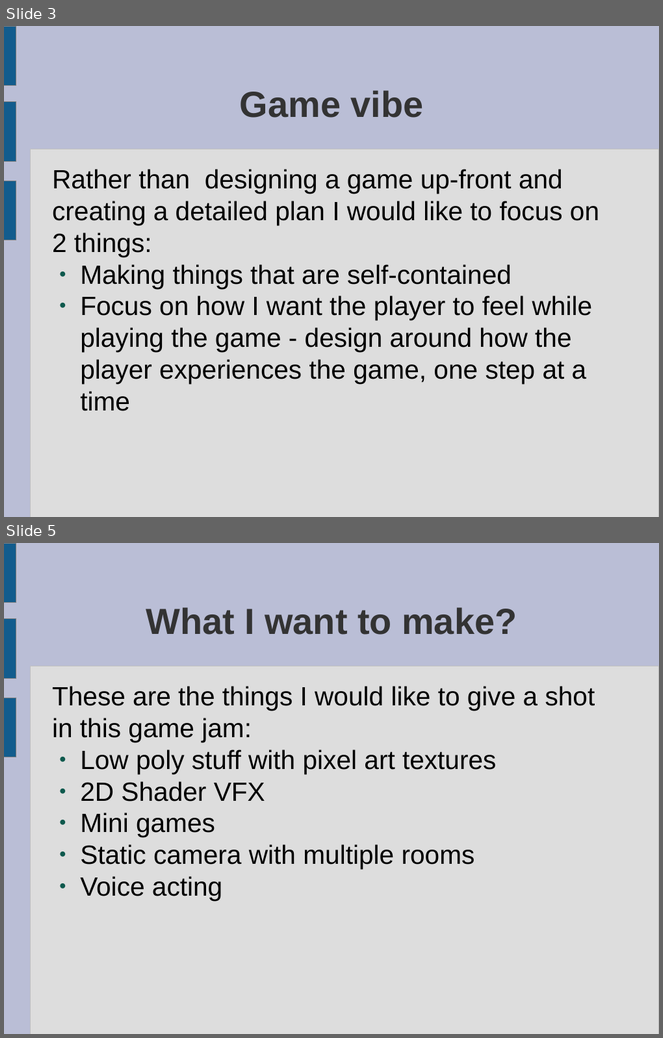
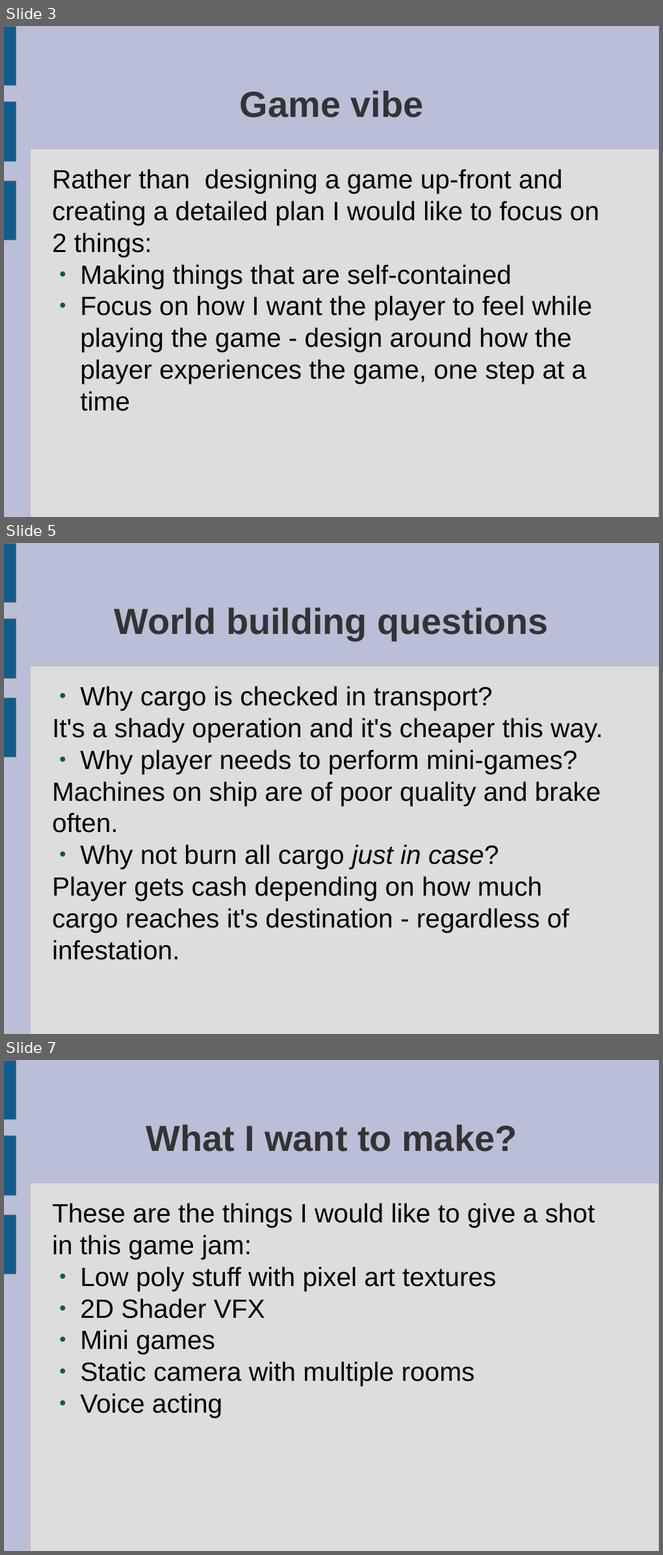
Before and after one commit to ktosox/GWJ67, a slide deck: da_plan.odp. Shown one above the other, each under a label of ours: slides 3 and 5 before the commit, slides 3, 5 and 7 after it; the slides between them are not shown. The pictures are 663x1038 and 663x1555 pixels, drawn with LibreOffice and Linux fonts; fonts in the diff are those of the drawing. Boxes give left, top, right and bottom in pixels: in the first picture for what was removed or moved away, otherwise in the second. Text is boxed around its words. In the diff, an @@ line names an element or a change of style, - is before the commit and + after.

```diff
--- a/da_plan.odp
+++ b/da_plan.odp
@@ slide 5 added at (4,543,659,1034), background #BABED6; not listed: 4 template elements that a slide beside it also shows @@
@@ title added at (114,607,549,641), 44 pt, text #333333, bold @@
+World building questions
@@ text added at (52,686,603,960), 32 pt, text #000000 @@
+● Why cargo is checked in transport?
+It's a shady operation and it's cheaper this way.
+● Why player needs to perform mini-games?
+Machines on ship are of poor quality and brake often.
+● Why not burn all cargo just in case?
+Player gets cash depending on how much cargo reaches it's destination - regardless of infestation.
@@ what was slide 5 is now slide 7 @@
```
Also in this commit, not shown: 3 slides changed, 2 other slides added.
